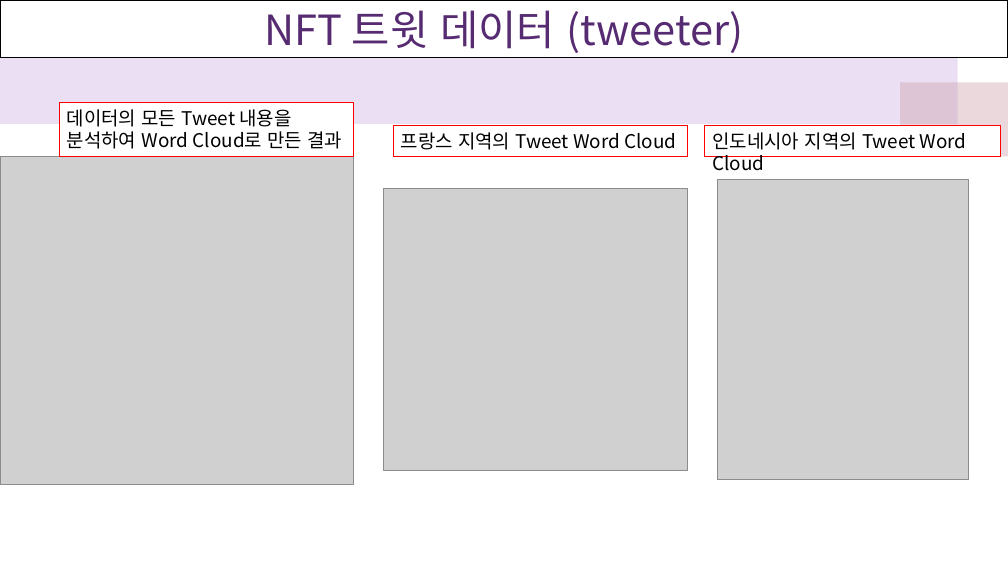
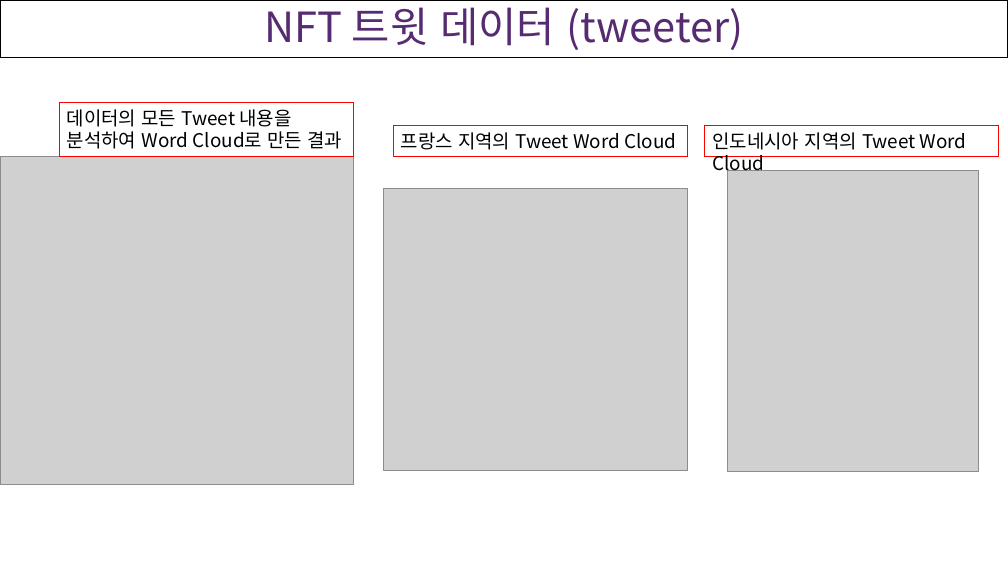
Before and after one commit to cgw03Lau/DAP__, a slide deck: slide 14 of DAP_Project/데분프 발표.pptx (slide 15 before the commit). Drawn at 1008x567 pixels with LibreOffice and Linux fonts; fonts in the diff are those of the drawing; grey boxes stand for pictures. Boxes give left, top, right and bottom in pixels: in the first picture for what was removed or moved away, otherwise in the second. Text is boxed around its words. In the diff, an @@ line names an element or a change of style, - is before the commit and + after.

```diff
--- a/DAP_Project/데분프 발표.pptx
+++ b/DAP_Project/데분프 발표.pptx
@@ rectangle "NFT 트윗 데이터 (tweeter)" at box(0, 0, 1008, 57): line spacing 1 to 0.9 @@
@@ rectangle removed at box(0, 0, 268, 45) @@
@@ rectangle removed at box(197, 0, 411, 45) @@
@@ rectangle removed at box(0, 33, 958, 124) @@
@@ rectangle removed at box(901, 82, 1008, 157) @@
@@ picture: place and size @@
-picture at box(718, 179, 969, 480)
+picture at box(727, 170, 979, 471)
```
Also in this commit, not shown: 13 other slides changed, 1 slide added, 1 slide removed.
